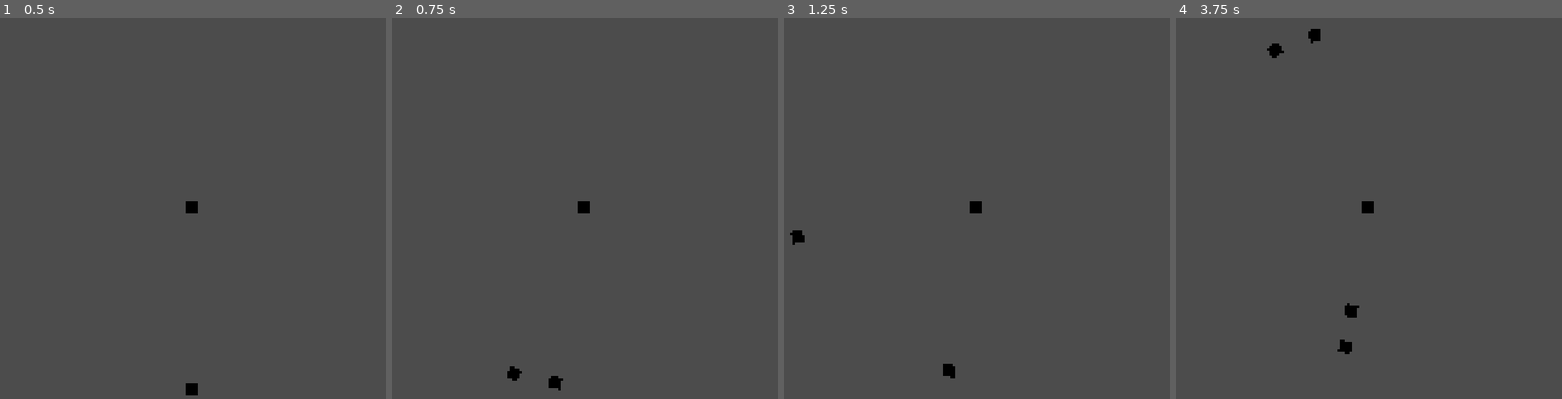
Above: before the commit, frames 1-4 (left to right).
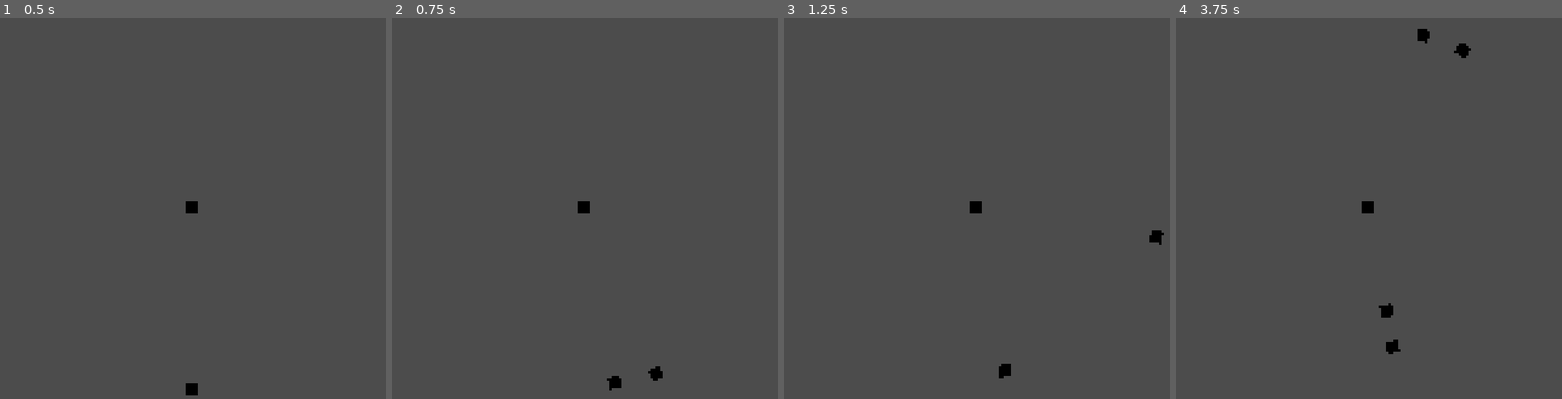
Above: after the commit, the same moments.

Repository: leogeier/amalgamage
Game: Godot game, scene res://scenes/Arena/Arena.tscn
The game is run twice, just before and just after one commit, with the same random seed, the same clock (stepped at 60 frames per second) and the same inputs.
Inputs:
- Up to frame 1 (0.5 s): no input
- Up to frame 2 (0.75 s): tap Enter at 0.5 s; hold Right (ui_right) from 0.53 s (still down); tap Space (shoot) at 0.6 s
- Up to frame 3 (1.25 s): keep holding Right (ui_right)
- Up to frame 4 (3.75 s): release Right (ui_right) at 1.28 s; hold Left (ui_left) 1.28-2.03 s; tap Space (shoot) every 0.75 s from 1.35 to 3.6 s; hold Right (ui_right) 2.03-3.53 s; hold Left (ui_left) from 3.53 s (still down)

Frame 1 is identical in both runs. In frame 2, 0.4% of the frame differs, in the area x 29-71%, y 91-98%; in frame 3, 0.4%; in frame 4, 0.8%, in the area x 23-77%, y 2-89%.

Commit message:
Ayyy untested code and reverse controls

Diff:
--- a/ld-46/scenes/Amalgam/Amalgam.gd
+++ b/ld-46/scenes/Amalgam/Amalgam.gd
@@ -45,11 +45,12 @@
 	block_grid[grid_pos] = block_cell
 
 	mass += block_weight
+	recalculate_collision_shape()
+	# Dirty hacks to ensure rotation around center of mass
 	var grid_size = block_grid.size()
 	var new_center_sum = last_center_sum + centered_local_pos
 	var new_shape_offset = new_center_sum / grid_size
 	var delta_offset = new_shape_offset - last_shape_offset
-	recalculate_collision_shape()
 	$Sprites.position -= delta_offset
 	$CollisionPolygon2D.position -= delta_offset
 	position += delta_offset
@@ -90,6 +91,20 @@
 	block_grid = remain
 	recalculate_collision_shape()
 
+	mass -= block_weight
+	# Dirty hacks to ensure rotation around center of mass
+	# TODO: less duplication
+	var grid_size = block_grid.size()
+	var new_center_sum = last_center_sum - grid_to_local(remove_cell_pos)
+	var new_shape_offset = new_center_sum / grid_size
+	var delta_offset = new_shape_offset - last_shape_offset
+	recalculate_collision_shape()
+	$Sprites.position -= delta_offset
+	$CollisionPolygon2D.position -= delta_offset
+	position += delta_offset
+	last_center_sum = new_center_sum
+	last_shape_offset = new_shape_offset
+
 func recalculate_collision_shape():
 	var new_polygon = base_polygon
 	for cell_pos in block_grid:
--- a/ld-46/scenes/Shooter/Shooter.gd
+++ b/ld-46/scenes/Shooter/Shooter.gd
@@ -25,9 +25,9 @@
 func _process(delta):
 	# Input
 	if Input.is_action_pressed("ui_left"):
+		cur_rot -= velocity * delta
+	elif Input.is_action_pressed("ui_right"):
 		cur_rot += velocity * delta
-	elif Input.is_action_pressed("ui_right"):
-		cur_rot -= velocity * delta
 
 	var cur_time = OS.get_ticks_msec()
 	var spawn_block = false
